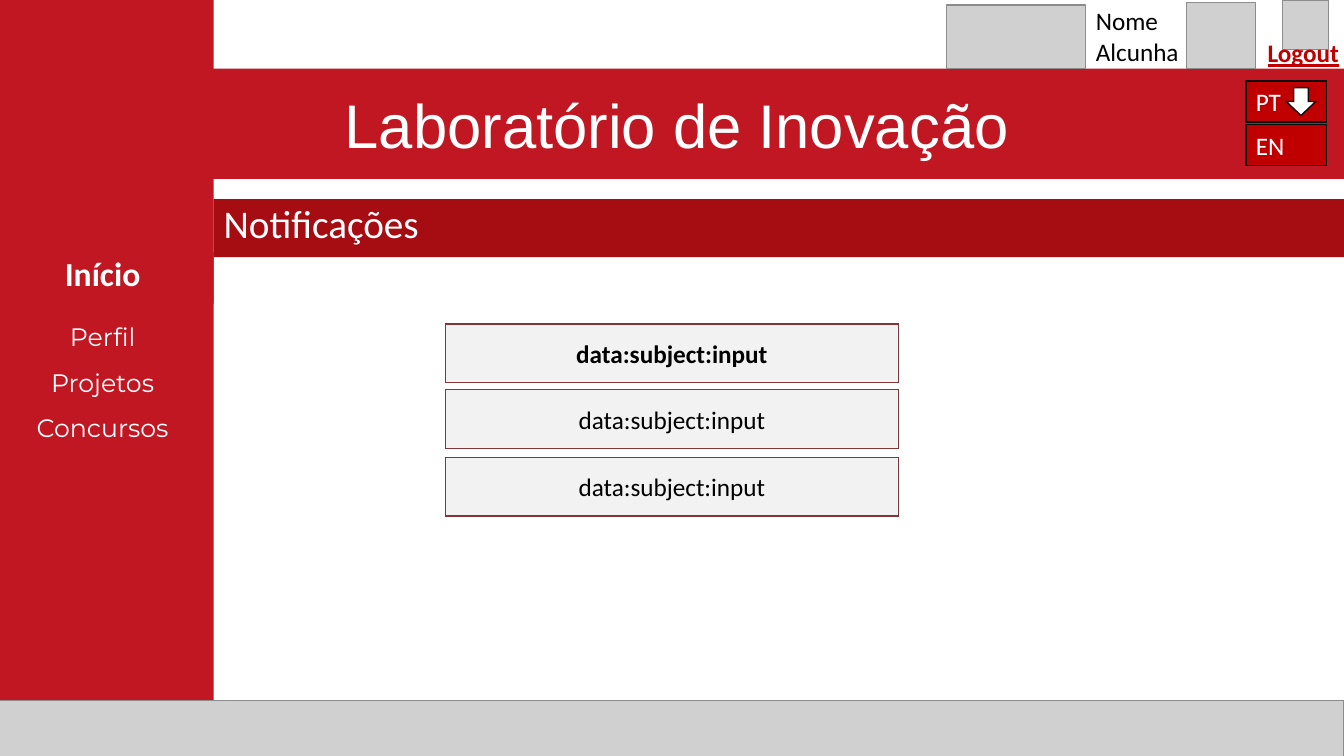
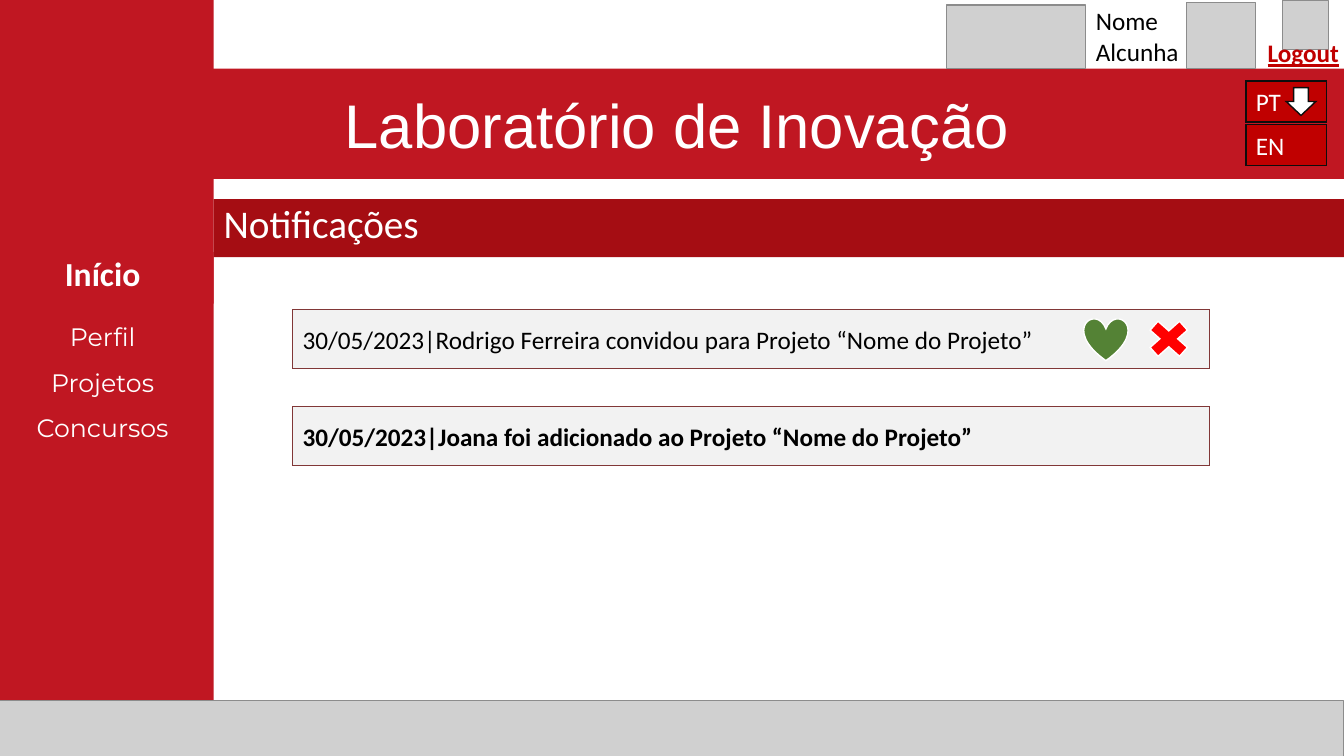
Before and after one commit to Reaf25pt/CriticalProject, a slide deck: slide 8 of frontend/Projetofinal.pptx. Drawn at 1344x756 pixels with LibreOffice and Linux fonts; fonts in the diff are those of the drawing; grey boxes stand for pictures. Boxes give left, top, right and bottom in pixels: in the first picture for what was removed or moved away, otherwise in the second. Text is boxed around its words. In the diff, an @@ line names an element or a change of style, - is before the commit and + after.

```diff
--- a/frontend/Projetofinal.pptx
+++ b/frontend/Projetofinal.pptx
@@ rectangle added at (x1=292, y1=310, x2=1210, y2=368), fill #F2F2F2, outline #813737 1 pt, 18 pt, text #000000 @@
+30/05/2023|Rodrigo Ferreira convidou para Projeto “Nome do Projeto”
@@ rectangle removed at (x1=446, y1=324, x2=898, y2=382) @@
-data:subject:input
@@ heart added at (x1=1084, y1=319, x2=1128, y2=361), fill #548235, outline #FFFFFF 1 pt @@
@@ cross added at (x1=1141, y1=314, x2=1198, y2=364), fill #FF0000, outline #FFFFFF 1 pt @@
@@ rectangle added at (x1=292, y1=407, x2=1210, y2=466), fill #F2F2F2, outline #813737 1 pt, 18 pt, text #000000, bold @@
+30/05/2023|Joana foi adicionado ao Projeto “Nome do Projeto”
@@ rectangle removed at (x1=446, y1=390, x2=898, y2=449) @@
-data:subject:input
@@ rectangle removed at (x1=446, y1=458, x2=898, y2=516) @@
-data:subject:input
```
Also in this commit, not shown: 20 other slides changed.
